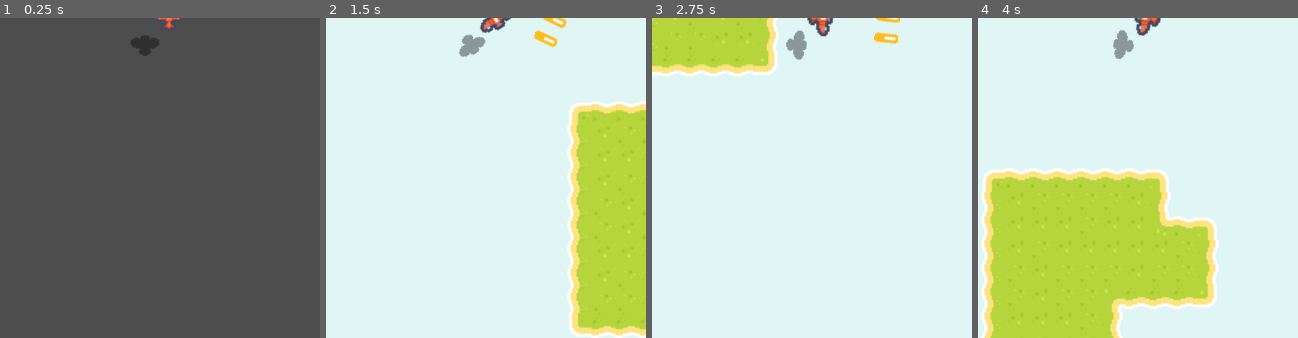
Above: before the commit, frames 1-4 (left to right).
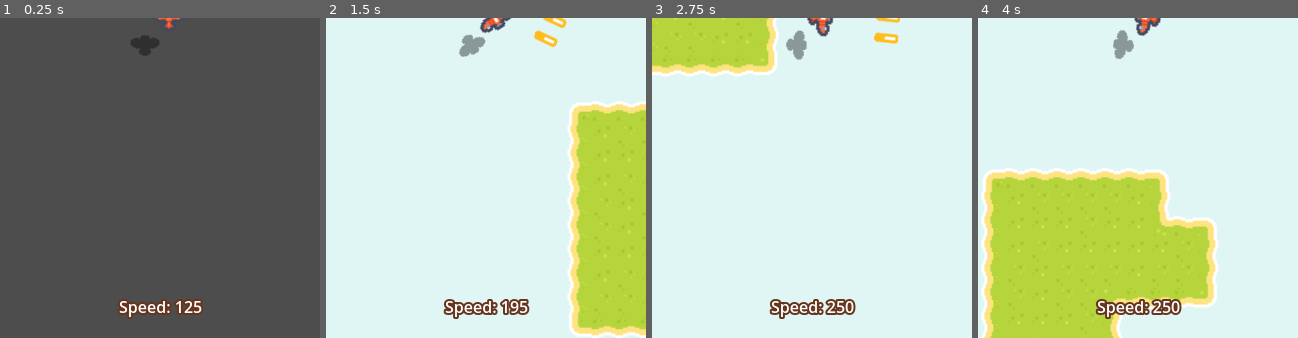
Above: after the commit, the same moments.

Repository: Sammy-T/Aero-Fight
Game: Godot game, scene res://scenes/level.tscn
The game is run twice, just before and just after one commit, with the same random seed, the same clock (stepped at 60 frames per second) and the same inputs.
Inputs:
- Up to frame 1 (0.25 s): no input
- Up to frame 2 (1.5 s): hold Right (move_right) 0.53-1.28 s; hold Space (fire) 0.53-1.28 s; hold Down (move_down) from 1.28 s (still down); tap Space (fire) at 1.35 s
- Up to frame 3 (2.75 s): release Down (move_down) at 2.03 s; hold Right (move_right) from 2.03 s (still down); hold Space (fire) from 2.03 s (still down)
- Up to frame 4 (4 s): release Right (move_right) at 2.78 s; release Space (fire) at 2.78 s; hold Up (move_up) 2.78-3.53 s; tap Space (fire) at 2.85 s; hold Left (move_left) from 3.53 s (still down); hold Space (fire) from 3.53 s (still down)
The pictures show only the part of the screen within x 24-74%, y 50-100%; the shares and areas given below are measured in that part.

The runs differ from the first frame. In frame 1, 1.1% of the frame differs, in the area x 36-64%, y 87-95%; in frame 2, 1.1%; in frame 3, 1.1%; in frame 4, 1.1%.

Commit message:
Display player speed

Diff:
--- a/scenes/level.tscn
+++ b/scenes/level.tscn
@@ -1,11 +1,33 @@
-[gd_scene load_steps=4 format=3 uid="uid://vqn12ddepg07"]
+[gd_scene load_steps=5 format=3 uid="uid://vqn12ddepg07"]
 
 [ext_resource type="Script" path="res://scripts/level.gd" id="1_rkt2c"]
 [ext_resource type="PackedScene" uid="uid://we2rho41b1dg" path="res://scenes/tile_map_gen.tscn" id="2_lk7gm"]
 [ext_resource type="PackedScene" uid="uid://cxaevyowm52pm" path="res://scenes/player.tscn" id="4_s6q5f"]
 
+[sub_resource type="LabelSettings" id="LabelSettings_qpr47"]
+outline_size = 8
+outline_color = Color(0.403922, 0.203922, 0.113725, 1)
+
 [node name="Level" type="Node2D"]
 script = ExtResource("1_rkt2c")
+
+[node name="CanvasLayer" type="CanvasLayer" parent="."]
+
+[node name="Speed" type="Label" parent="CanvasLayer"]
+unique_name_in_owner = true
+anchors_preset = 7
+anchor_left = 0.5
+anchor_top = 1.0
+anchor_right = 0.5
+anchor_bottom = 1.0
+offset_left = -50.0
+offset_top = -43.0
+offset_right = 50.0
+offset_bottom = -17.0
+grow_horizontal = 2
+grow_vertical = 0
+text = "Player Speed"
+label_settings = SubResource("LabelSettings_qpr47")
 
 [node name="TileMapGen" parent="." instance=ExtResource("2_lk7gm")]
 unique_name_in_owner = true
--- a/scripts/bullet.gd
+++ b/scripts/bullet.gd
@@ -6,15 +6,15 @@
 var velocity: Vector2
 
 
-# Called when the node enters the scene tree for the first time.
-#func _ready() -> void:
-#	pass # Replace with function body.
-
-
 func init_bullet(pos: Vector2, dir_angle: float, source_speed: float) -> void:
 	position = pos
 	rotation = dir_angle
 	velocity = -transform.y * (SPEED + source_speed)
+
+
+# Called when the node enters the scene tree for the first time.
+#func _ready() -> void:
+#	pass # Replace with function body.
 
 
 # Called every frame. 'delta' is the elapsed time since the previous frame.
--- a/scripts/level.gd
+++ b/scripts/level.gd
@@ -4,6 +4,7 @@
 var player: Node2D
 
 @onready var tile_map: TileMap = %TileMapGen
+@onready var speed_display: Label = %Speed
 
 
 # Called when the node enters the scene tree for the first time.
@@ -16,5 +17,5 @@
 
 
 # Called every frame. 'delta' is the elapsed time since the previous frame.
-#func _process(_delta: float) -> void:
-#	pass
+func _process(_delta: float) -> void:
+	speed_display.text = "Speed: %s" % player.speed
